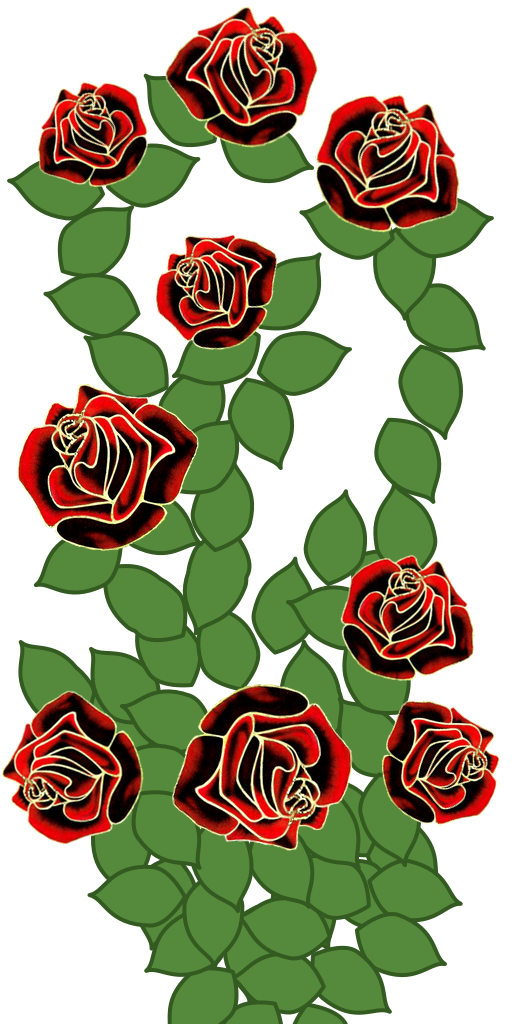
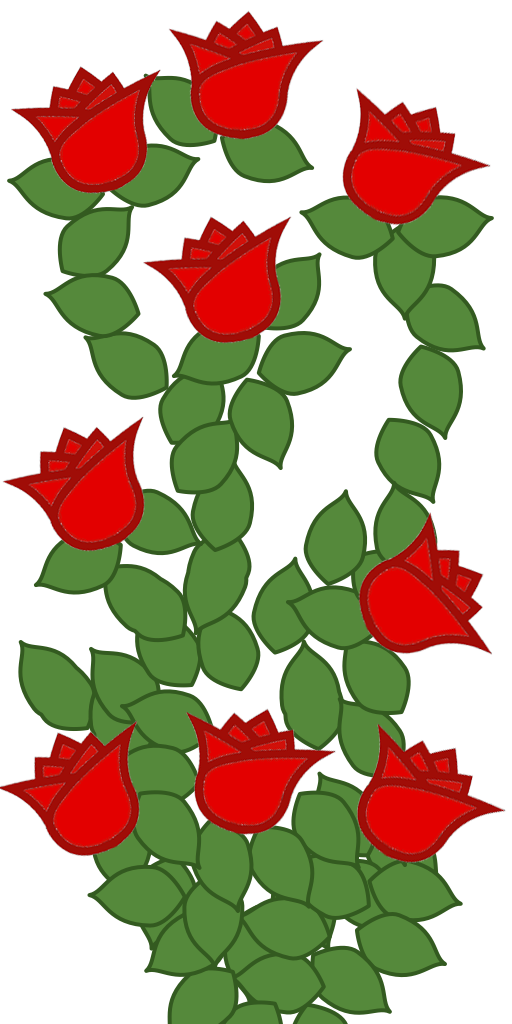
The second 512 × 1024 image is a revision of the first. Changes to its layers:
added group "Rose3" with 9 layers above "rosebuds" over 0, 10, 506, 864
added layer "Layer 5 copy 8" in group "Rose3" over 0, 720, 141, 857
added layer "Layer 5 copy 7" in group "Rose3" over 185, 708, 337, 836
added layer "Layer 5 copy 6" in group "Rose3" over 356, 723, 506, 864
added layer "Layer 5 copy 5" in group "Rose3" over 358, 512, 493, 656
added layer "Layer 5 copy 4" in group "Rose3" over 341, 87, 491, 226
added layer "Layer 5 copy 3" in group "Rose3" over 168, 10, 324, 141
added layer "Layer 5 copy 2" in group "Rose3" over 11, 66, 161, 194
added layer "Layer 5 copy" in group "Rose3" over 143, 216, 292, 344
added layer "Layer 5" in group "Rose3" over 2, 416, 146, 552
moved "Layer copy" into group "rosebuds" over 17, 384, 199, 551
moved "Layer copy 1" into group "rosebuds" over 153, 231, 280, 352
moved "Layer copy 2" into group "rosebuds" over 165, 6, 320, 151
moved "Layer copy 3" into group "rosebuds" over 314, 92, 462, 233
moved "Layer copy 4" into group "rosebuds" over 35, 79, 151, 190
moved "Layer copy 5" into group "rosebuds" over 0, 690, 144, 846
moved "Original copy" into group "rosebuds" over 172, 684, 353, 851
moved "Original copy 1" into group "rosebuds" over 379, 699, 502, 828
moved "Original copy 2" into group "rosebuds" over 339, 553, 476, 683
